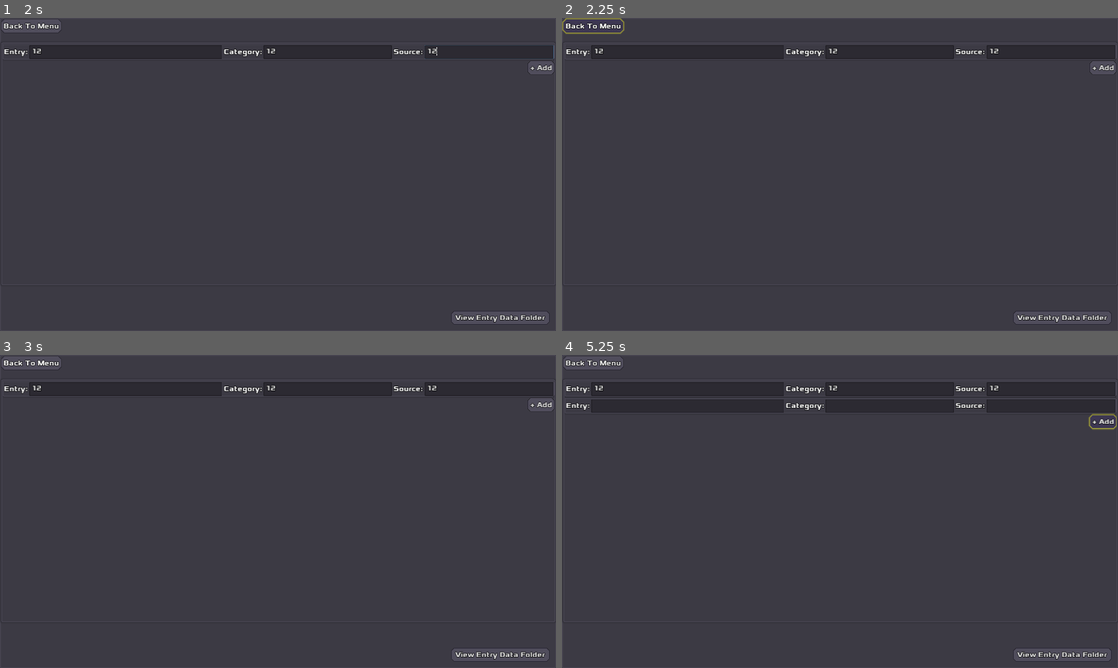
Above: before the commit, frames 1-4 (two rows, left to right).
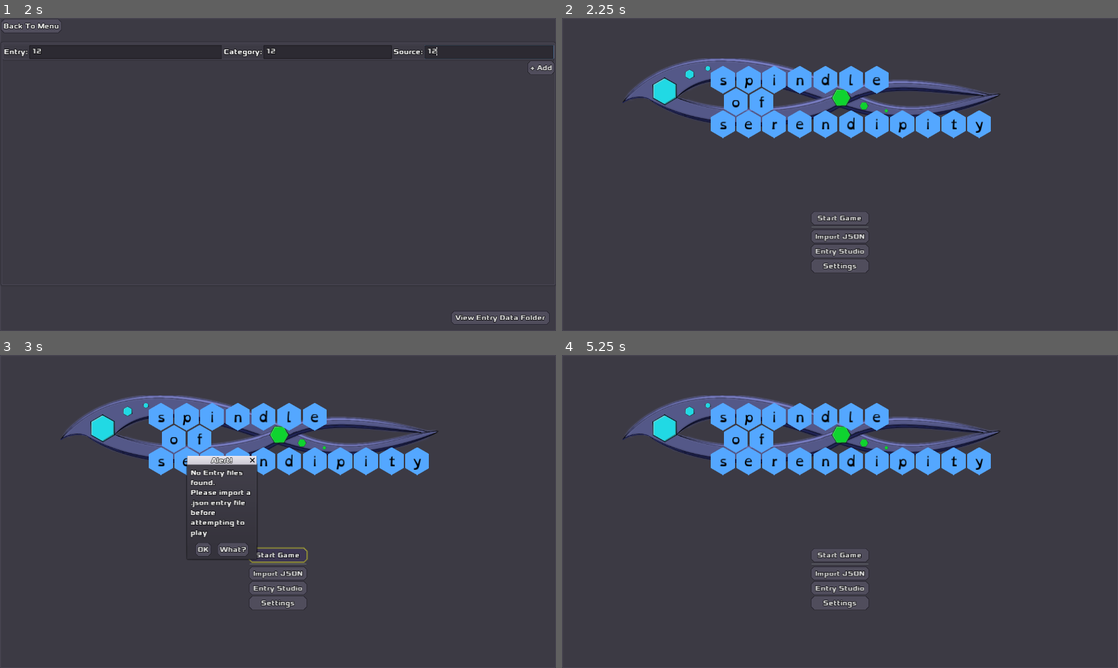
Above: after the commit, the same moments.

Repository: zacryol/spindle-of-serendipity
Game: Godot game, scene res://game/menus/MainMenu.tscn
Two runs of this game, one before a commit and one after it. Both use one fixed random seed, a clock stepped at 60 frames per second and the inputs below.
Inputs (mouse positions are in pixels of both pictures, inside the frame that each line leads up to):
- Up to frame 1 (2 s): click "Entry Studio" at 0.5 s; click (127, 52) at 1.27 s; type "12" at 1.35 s; click (328, 52) at 1.5 s; type "12" at 1.58 s; click (489, 52) at 1.73 s; type "12" at 1.82 s
- Up to frame 2 (2.25 s): click "Back To Menu" at 2 s
- Up to frame 3 (3 s): click (278, 555) at 2.75 s, where only the run after the commit has a clickable "Start Game"
- Up to frame 4 (5.25 s): click (840, 555) at 3.5 s, where only the run after the commit has a clickable "Start Game"; click (767, 549) at 4.25 s, where only the run after the commit has a clickable "OK"; click (1101, 405) at 5 s, where only the run before the commit has a clickable "+ Add"

Frame 1 is identical in both runs. In frame 2, 12% of the frame differs, in the area x 0-100%, y 0-98%; in frame 3, 12%, in the area x 0-100%, y 1-98%; in frame 4, 12%.

Commit message:
Button to go to main menu

Diff:
--- a/godot/game/menus/EntryStudio.gd
+++ b/godot/game/menus/EntryStudio.gd
@@ -21,3 +21,7 @@
 
 func _on_AddButton_pressed() -> void:
 	add_item()
+
+
+func _on_MenuButton_pressed() -> void:
+	get_tree().change_scene("res://game/menus/MainMenu.tscn")
--- a/godot/game/menus/EntryStudio.tscn
+++ b/godot/game/menus/EntryStudio.tscn
@@ -86,5 +86,6 @@
 __meta__ = {
 "_edit_use_anchors_": false
 }
+[connection signal="pressed" from="PC/VBox/Control/MenuButton" to="." method="_on_MenuButton_pressed"]
 [connection signal="pressed" from="PC/VBox/Main/Scroll/VBox/AddButton" to="." method="_on_AddButton_pressed"]
 [connection signal="pressed" from="PC/VBox/Control2/FolderButton" to="." method="_on_FolderButton_pressed"]
